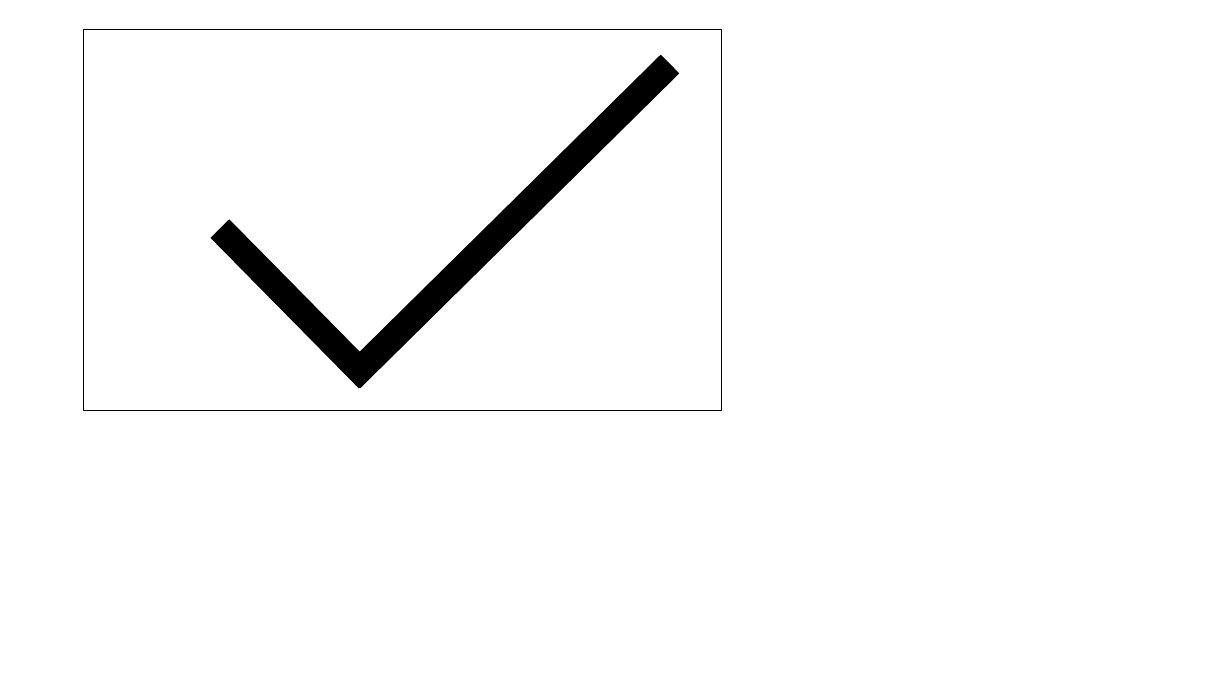
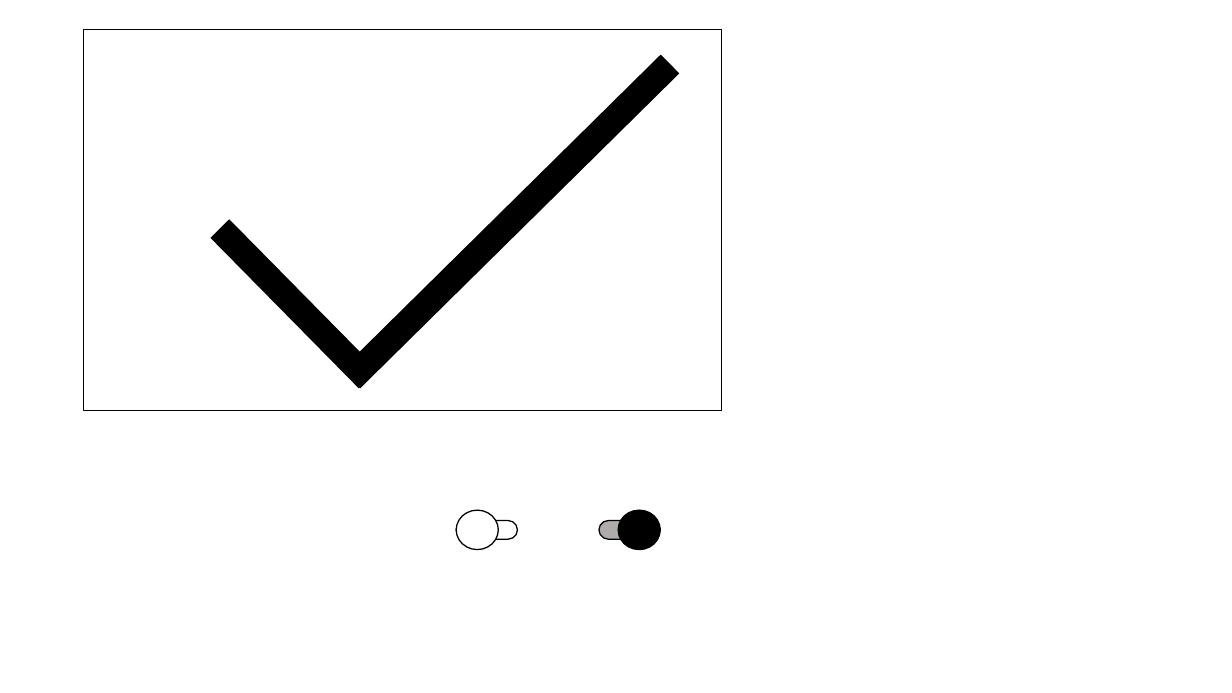
Before and after one commit to dan4am/urubugu, a slide deck: slide 1 of assets/buttons.pptx (slide 9 before the commit). Drawn at 1232x693 pixels with LibreOffice and Linux fonts; fonts in the diff are those of the drawing. Boxes give left, top, right and bottom in pixels: in the first picture for what was removed or moved away, otherwise in the second. Text is boxed around its words. In the diff, an @@ line names an element or a change of style, - is before the commit and + after.

```diff
--- a/assets/buttons.pptx
+++ b/assets/buttons.pptx
@@ rounded rectangle added at <box>457,520,518,539</box>, outline #000000 1 pt @@
@@ ellipse added at <box>457,510,499,550</box>, fill #FFFFFF, outline #000000 1 pt @@
@@ rounded rectangle added at <box>599,520,660,539</box>, fill #AFABAB, outline #000000 1 pt @@
@@ ellipse added at <box>618,510,661,550</box>, fill #000000, outline #000000 1 pt @@
```
Also in this commit, not shown: 1 slide added, 14 other files.
